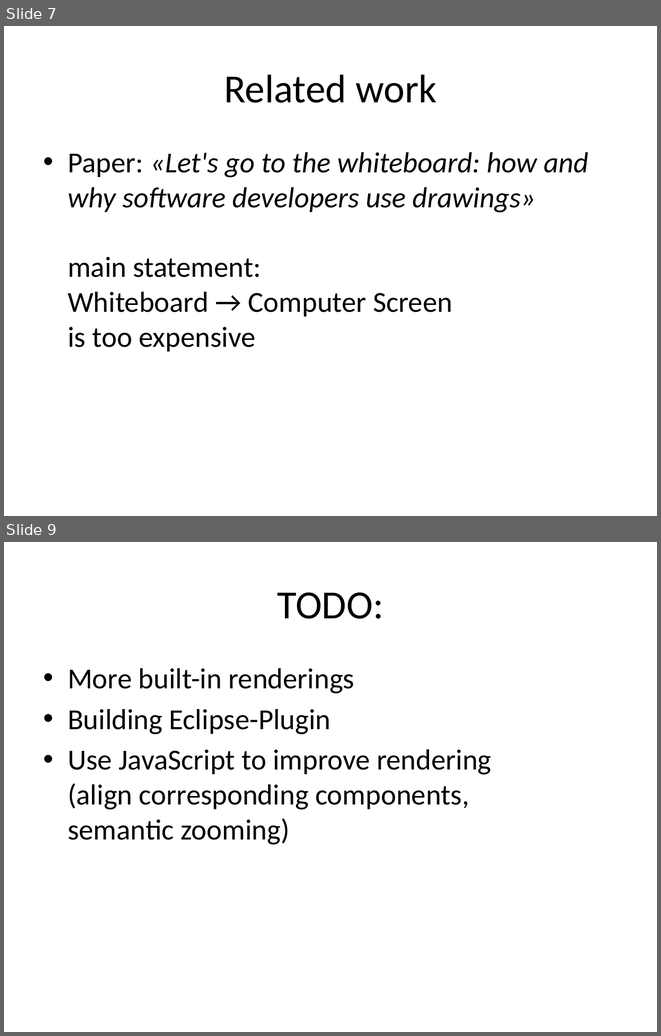
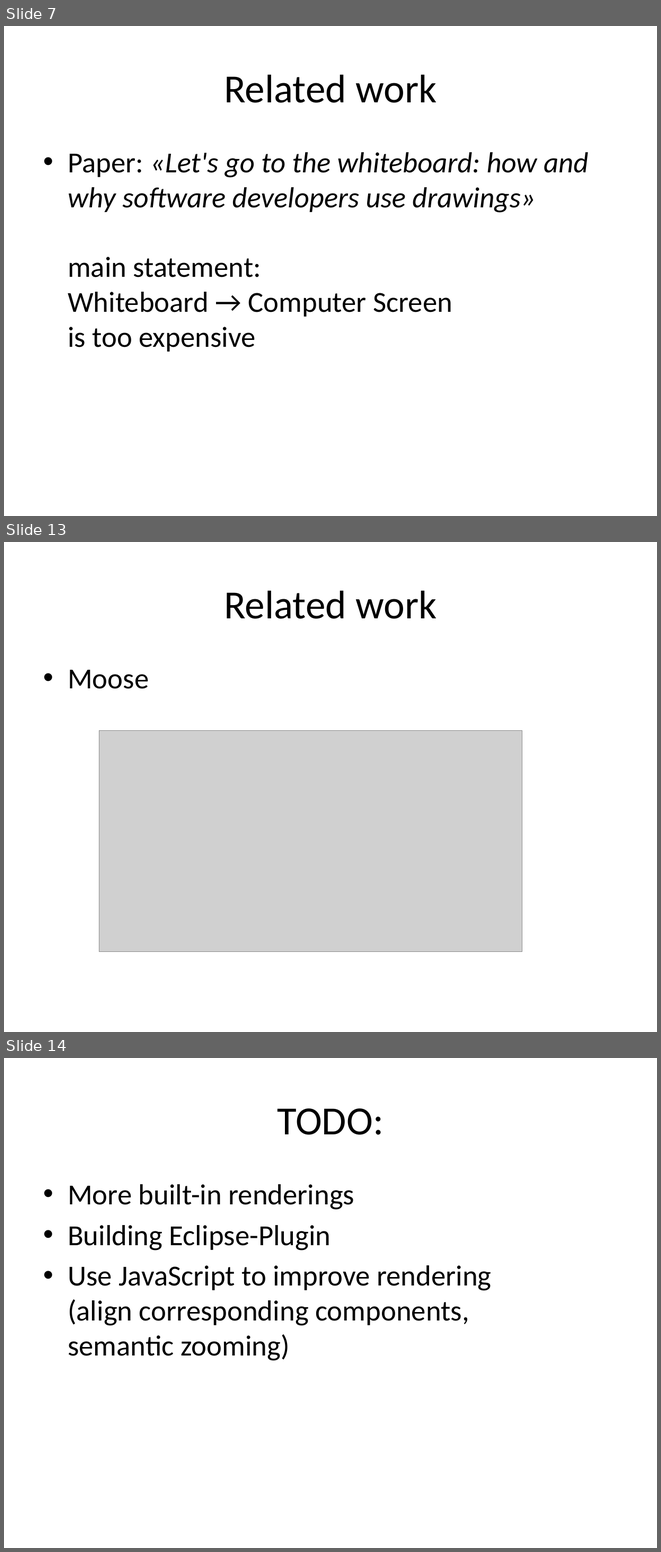
Before and after one commit to CedricReichenbach/DoodleDebug, a slide deck: presentations/Demo DoodleDebug Jan-2011.pptx. Shown one above the other, each under a label of ours: slides 7 and 9 before the commit, slides 7, 13 and 14 after it; the slides between them are not shown. The pictures are 661x1036 and 661x1552 pixels, drawn with LibreOffice and Linux fonts; fonts in the diff are those of the drawing; grey boxes stand for pictures. Boxes give left, top, right and bottom in pixels: in the first picture for what was removed or moved away, otherwise in the second. Text is boxed around its words. In the diff, an @@ line names an element or a change of style, - is before the commit and + after.

```diff
--- a/presentations/Demo DoodleDebug Jan-2011.pptx
+++ b/presentations/Demo DoodleDebug Jan-2011.pptx
@@ slide 13 added at (4,542,657,1032), background #FFFFFF @@
@@ title added at (224,590,436,619), 44 pt, text #000000 @@
+Related work
@@ text added at (68,670,149,689), 32 pt, text #000000 @@
+• Moose
@@ picture added at (99,730,522,951) @@
@@ what was slide 9 is now slide 14 @@
```
Also in this commit, not shown: 1 slide changed, 6 other slides added, 2 slides removed, 4 other files.
